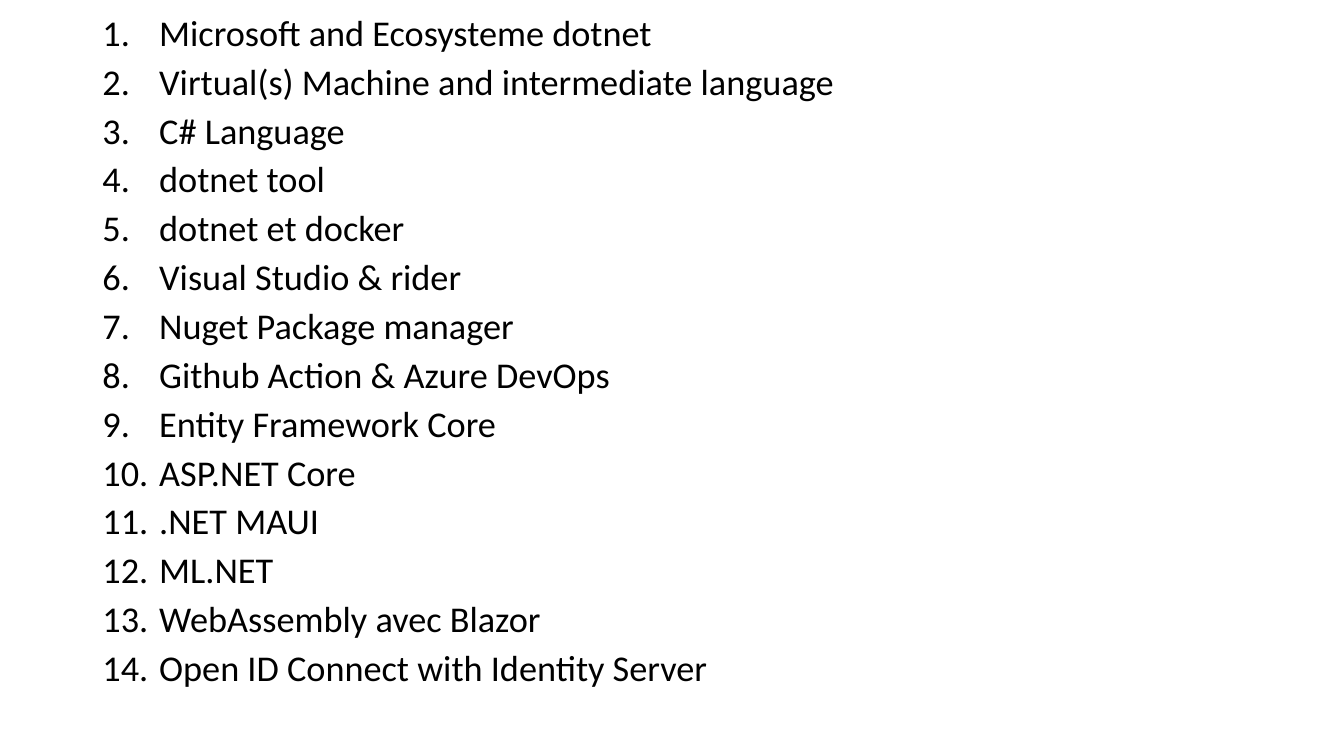
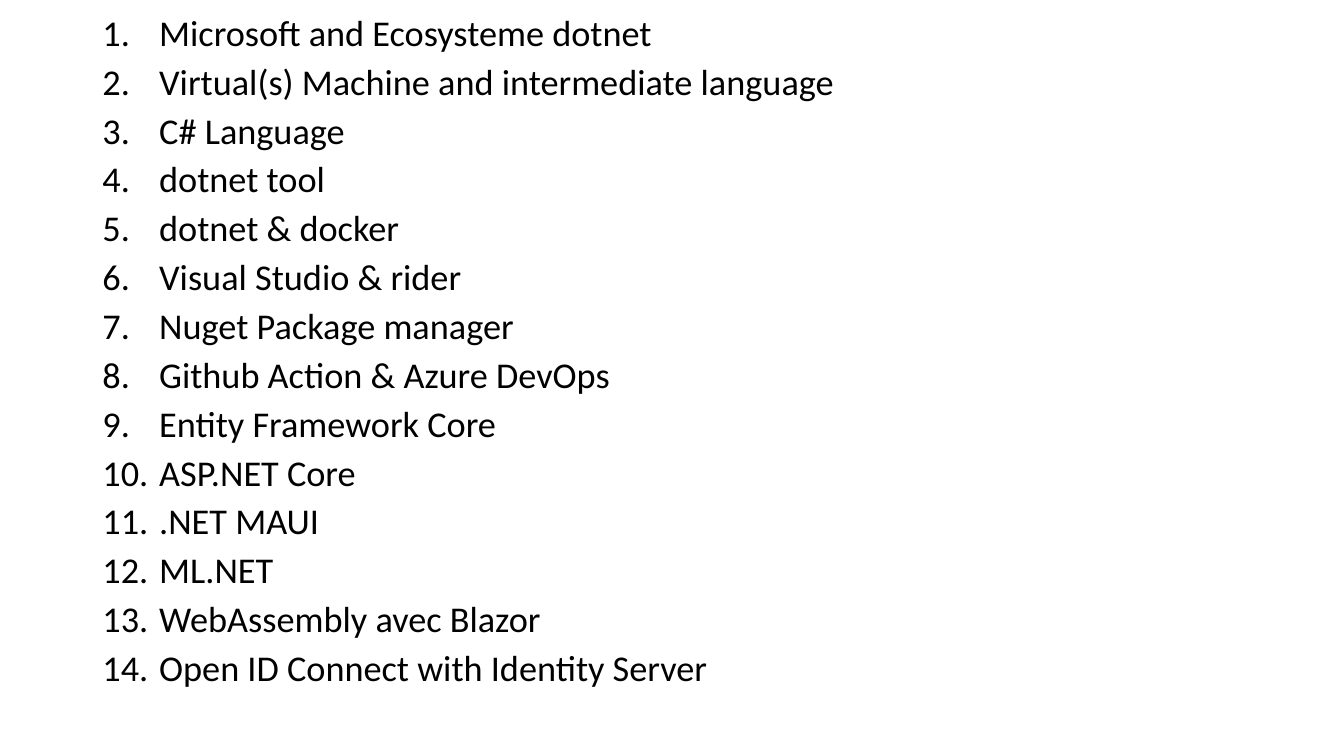
Before and after one commit to guillaume-chervet/course.dotnet, a slide deck: slide 4 of documentations/dotnet6.pptx. Drawn at 1344x756 pixels with LibreOffice and Linux fonts; fonts in the diff are those of the drawing. Boxes give left, top, right and bottom in pixels: in the first picture for what was removed or moved away, otherwise in the second. Text is boxed around its words. In the diff, an @@ line names an element or a change of style, - is before the commit and + after.

```diff
--- a/documentations/dotnet6.pptx
+++ b/documentations/dotnet6.pptx
@@ text at box(159, 215, 399, 242): text changed @@
-5. dotnet et docker
+5. dotnet & docker
```
Also in this commit, not shown: 10 other slides changed, 1 other file.
